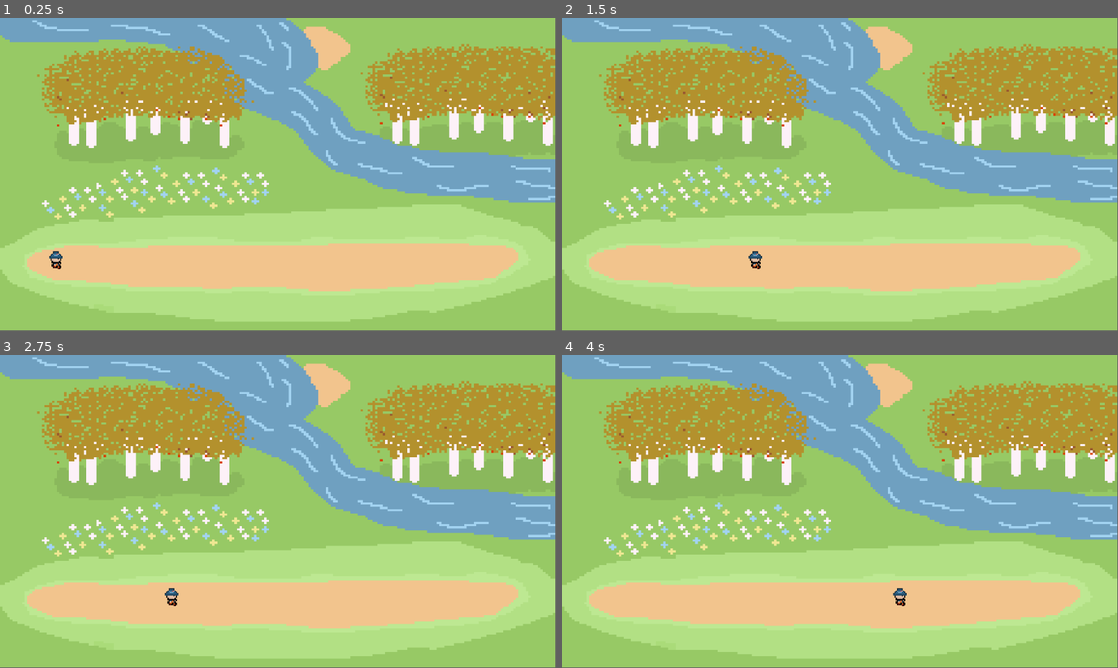
Above: before the commit, frames 1-4 (two rows, left to right).
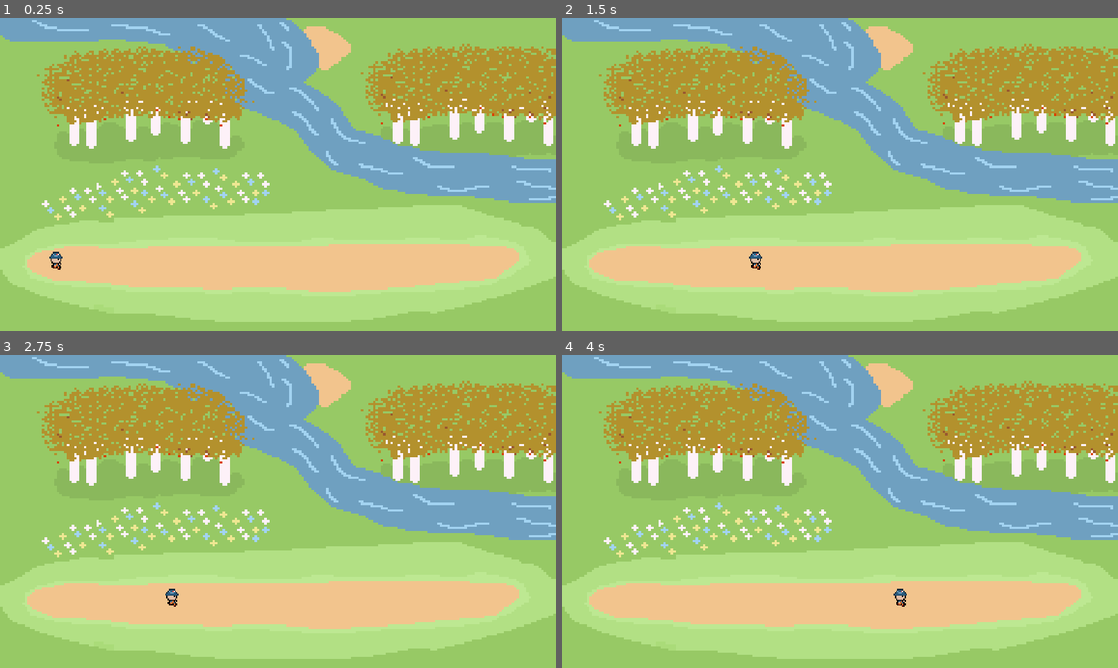
Above: after the commit, the same moments.

Repository: peterfgeorge/FishermanFred
Game: Godot game, scene res://scenes/BattleScene.tscn
Two runs of this game, one before a commit and one after it. Both use one fixed random seed, a clock stepped at 60 frames per second and the inputs below.
Inputs:
- Up to frame 1 (0.25 s): no input
- Up to frame 2 (1.5 s): tap Enter (ui_accept) at 0.5, 0.77 s; hold Right (ui_right) from 0.53 s (still down)
- Up to frame 3 (2.75 s): tap Enter (ui_accept) at 1.52 s; release Right (ui_right) at 2.03 s; hold Left (ui_left) from 2.03 s (still down)
- Up to frame 4 (4 s): release Left (ui_left) at 2.78 s; hold Right (ui_right) from 2.78 s (still down); tap Enter (ui_accept) at 3.02, 3.77 s
The window is 799x449 before the commit and 800x450 after it. Grey fills any space a smaller window leaves; there, only what the larger window draws over its background counts as a difference.

The runs differ from the first frame. In frame 1, 2.9% of the frame differs, in the area x 0-100%, y 0-98%; in frame 2, 2.9%; in frame 3, 2.9%; in frame 4, 2.9%.

Commit message:
Changes screen to resize properly in preview

Diff:
--- a/project.godot
+++ b/project.godot
@@ -15,6 +15,12 @@
 config/features=PackedStringArray("4.2", "Mobile")
 config/icon="res://icon.svg"
 
+[display]
+
+window/size/mode=3
+window/stretch/mode="canvas_items"
+window/stretch/aspect="expand"
+
 [rendering]
 
 renderer/rendering_method="mobile"
--- a/scenes/BattleScene.tscn
+++ b/scenes/BattleScene.tscn
@@ -16,7 +16,6 @@
 scale = Vector2(0.512, 0.45)
 texture = ExtResource("1_586xg")
 centered = false
-metadata/_edit_lock_ = true
 
 [node name="StaticBody2D" type="StaticBody2D" parent="."]
 
